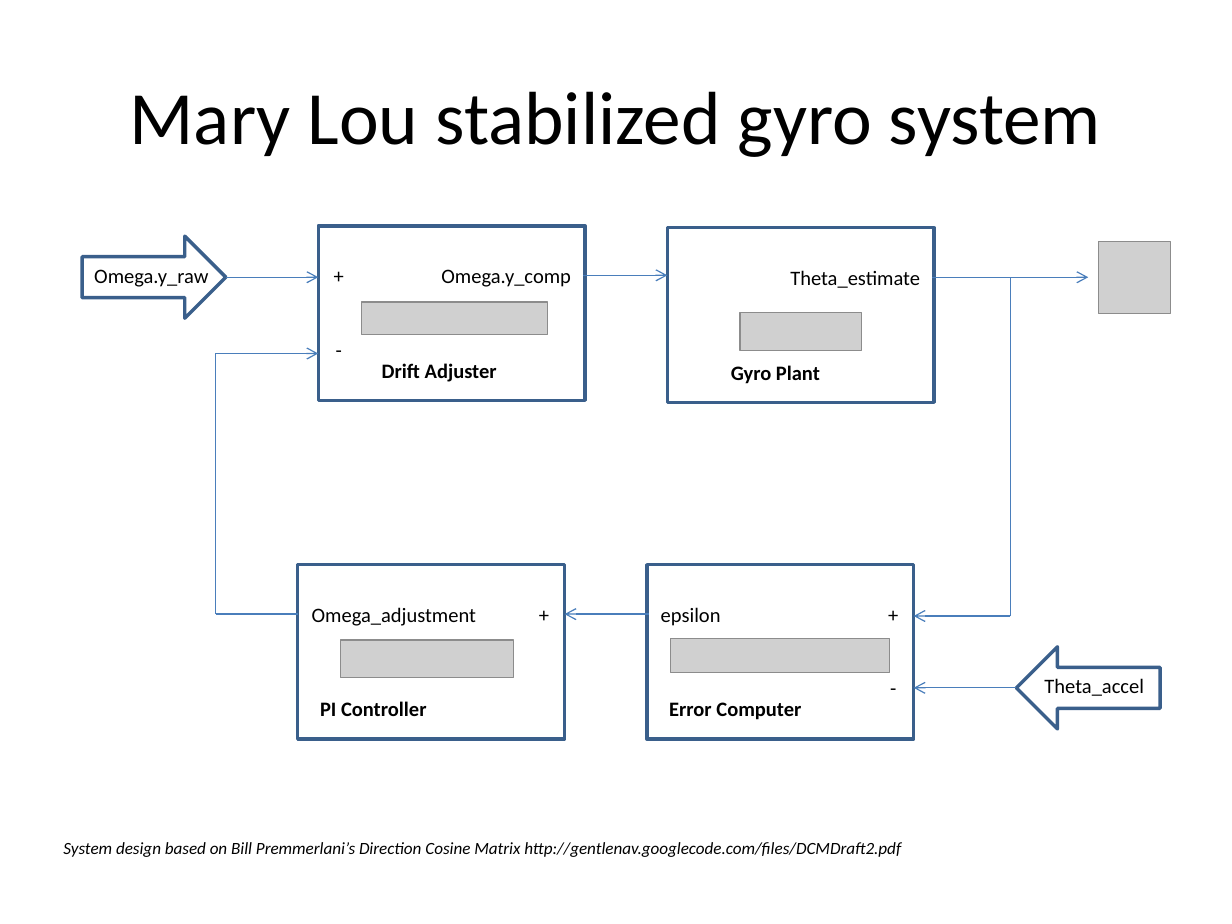
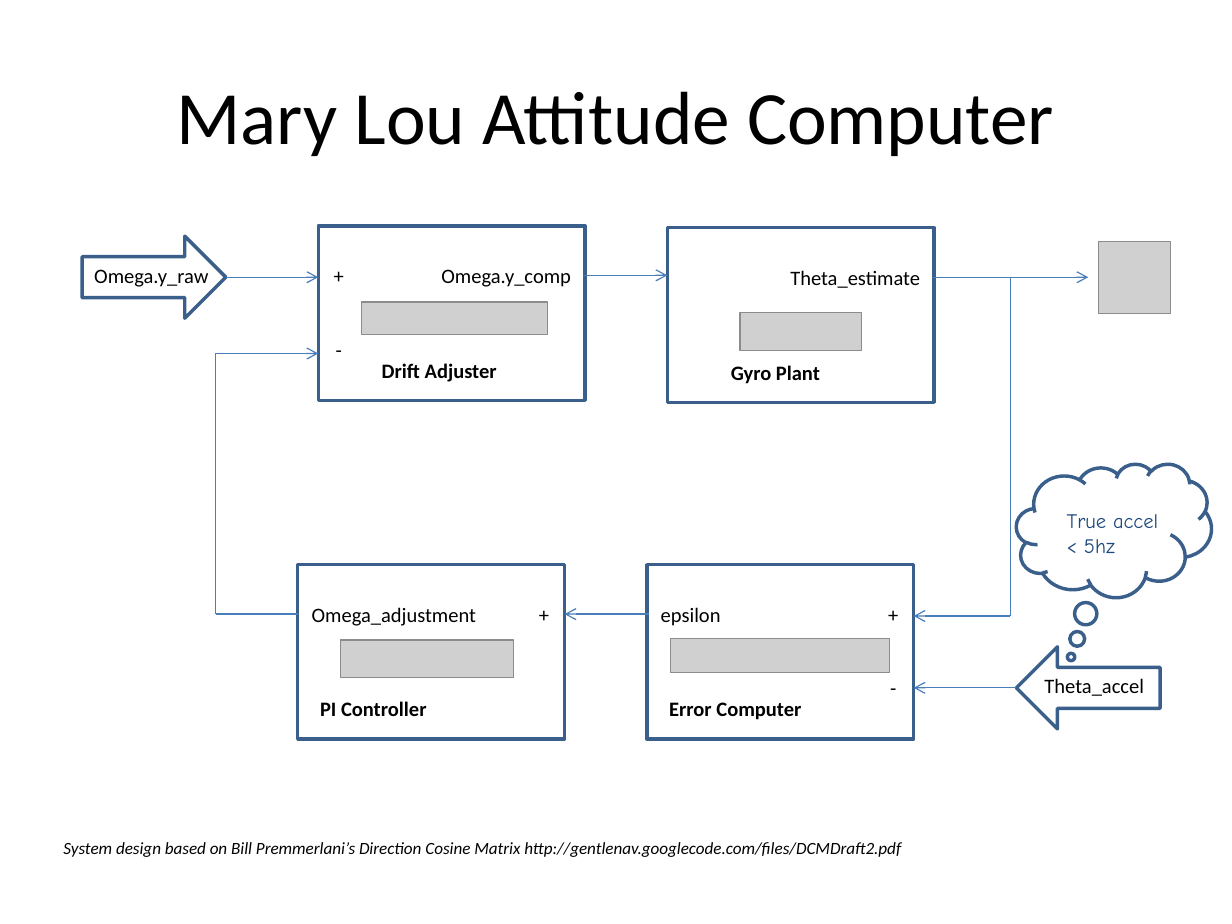
Before and after one commit to zacsketches/MaryLou, a slide deck: slide 1 of Datasheets/Gyro_system.pptx. Drawn at 1232x924 pixels with LibreOffice and Linux fonts; fonts in the diff are those of the drawing; grey boxes stand for pictures. Boxes give left, top, right and bottom in pixels: in the first picture for what was removed or moved away, otherwise in the second. Text is boxed around its words. In the diff, an @@ line names an element or a change of style, - is before the commit and + after.

```diff
--- a/Datasheets/Gyro_system.pptx
+++ b/Datasheets/Gyro_system.pptx
@@ title at [177,91,1054,156]: text changed @@
-Mary Lou stabilized gyro system
+Mary Lou Attitude Computer
@@ thought cloud added at [1016,463,1211,596], outline #3A5F8C 2 pt @@
@@ text added at [1067,514,1158,553], 12 pt, text #1F497D @@
+True accel
+< 5hz
```
Also in this commit, not shown: 1 other slide changed.
